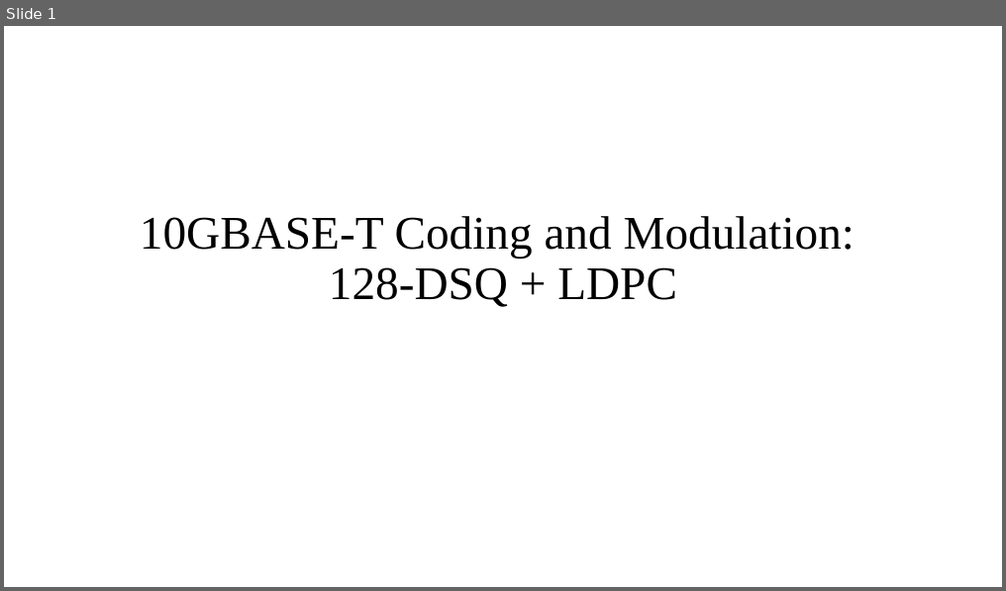
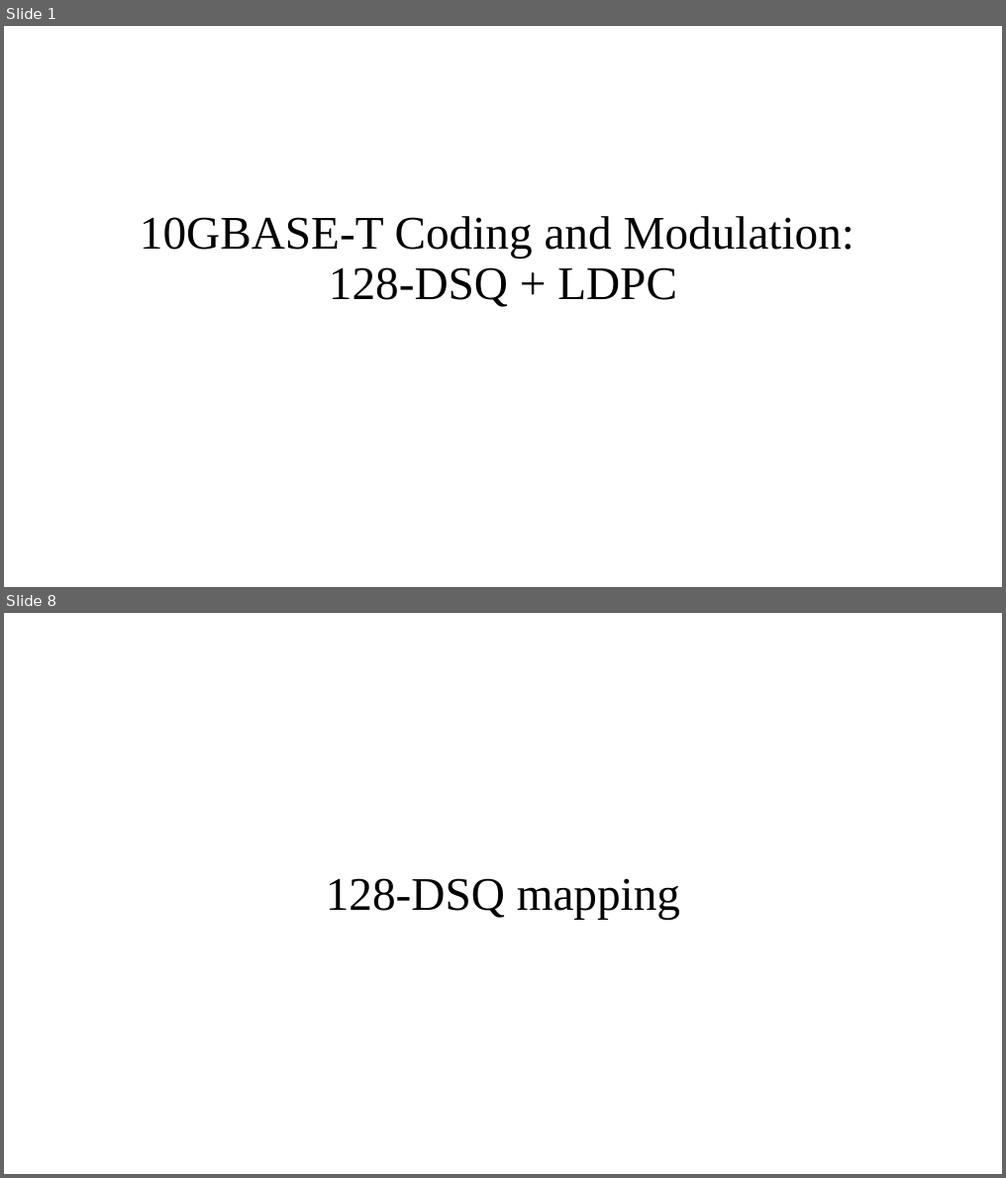
Before and after one commit to Freddy0406/128DSQ, a slide deck: 10GBASE-T Coding and Modulation.pptx. Shown one above the other, each under a label of ours: slide 1 before the commit, slides 1 and 8 after it; the slides between them are not shown. The pictures are 1006x591 and 1006x1178 pixels, drawn with LibreOffice and Linux fonts; fonts in the diff are those of the drawing. Boxes give left, top, right and bottom in pixels: in the first picture for what was removed or moved away, otherwise in the second. Text is boxed around its words. In the diff, an @@ line names an element or a change of style, - is before the commit and + after.

```diff
--- a/10GBASE-T Coding and Modulation.pptx
+++ b/10GBASE-T Coding and Modulation.pptx
@@ slide 8 added at box(4, 613, 1002, 1174), background #FFFFFF @@
@@ title added at box(326, 878, 680, 919), 45 pt, text #000000 @@
+128-DSQ mapping
```
Also in this commit, not shown: 2 slides changed, 13 other slides added, 6 other files.
